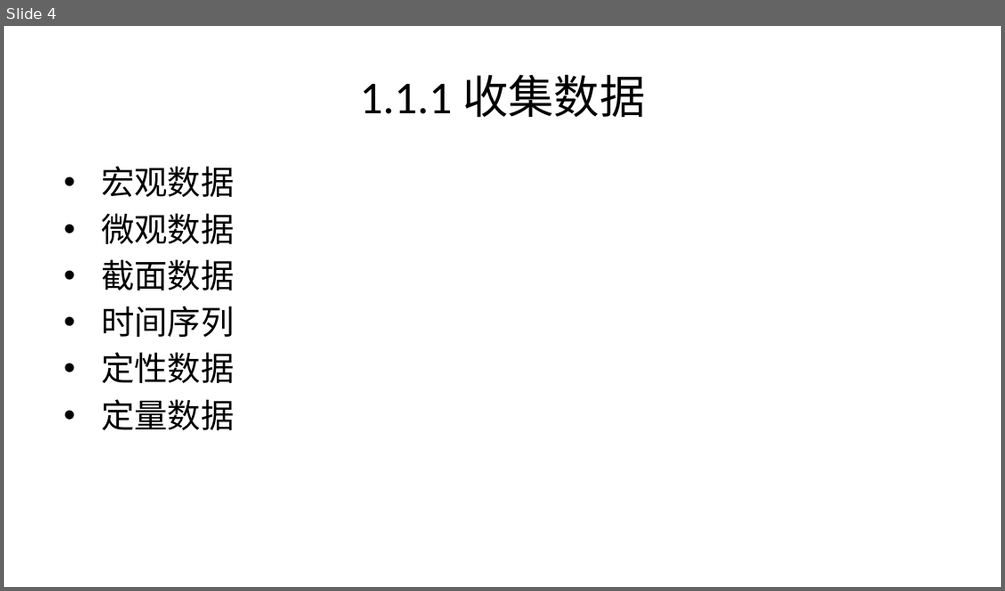
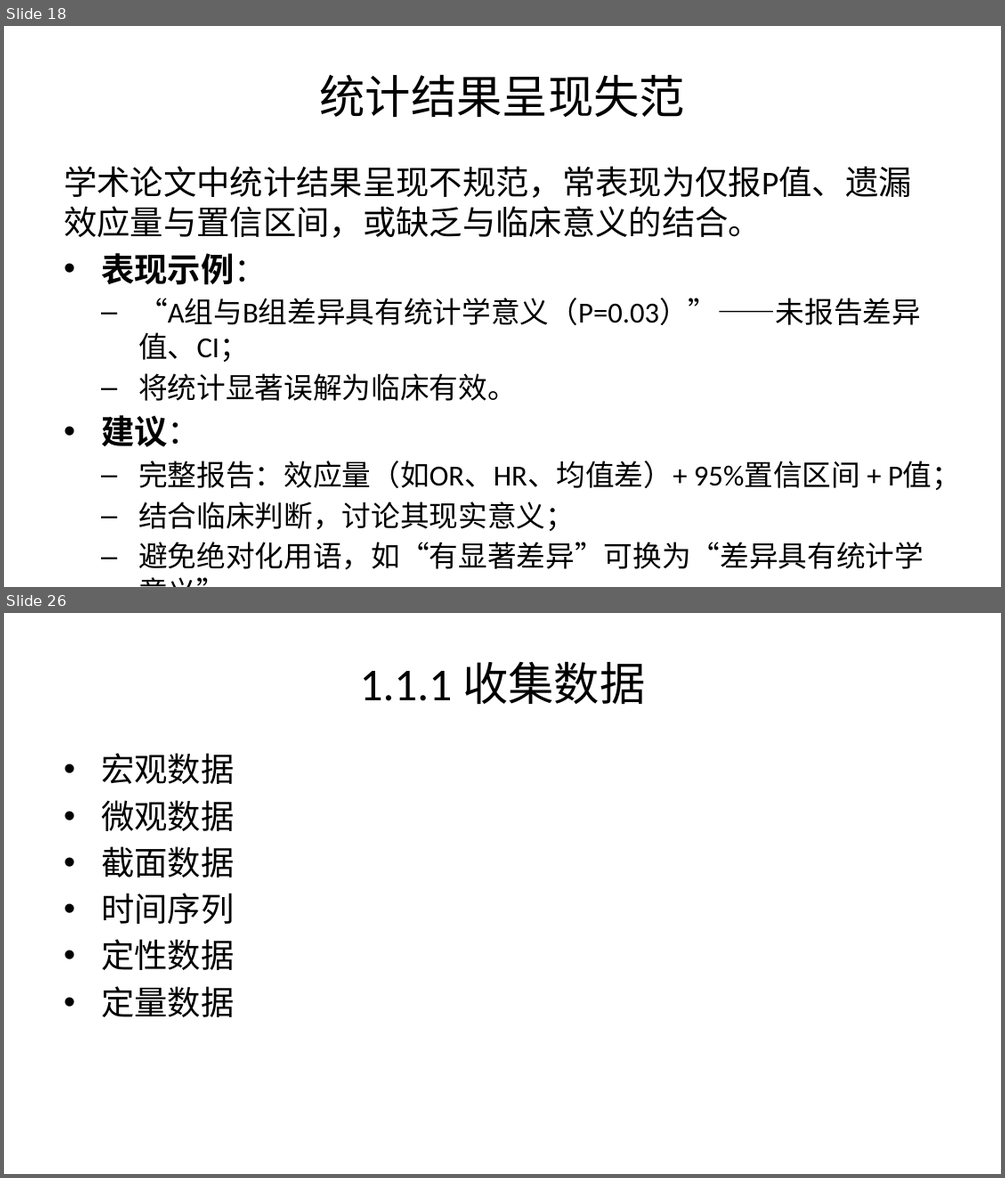
Before and after one commit to lizongzhang/deepseekcamp, a slide deck: docs/L9_slide.pptx. Shown one above the other, each under a label of ours: slide 4 before the commit, slides 18 and 26 after it; the slides between them are not shown. The pictures are 1005x591 and 1005x1178 pixels, drawn with LibreOffice and Linux fonts; fonts in the diff are those of the drawing. Boxes give left, top, right and bottom in pixels: in the first picture for what was removed or moved away, otherwise in the second. Text is boxed around its words. In the diff, an @@ line names an element or a change of style, - is before the commit and + after.

```diff
--- a/docs/L9_slide.pptx
+++ b/docs/L9_slide.pptx
@@ slide 18 added at (x1=4, y1=26, x2=1001, y2=587), background #FFFFFF @@
@@ title added at (x1=320, y1=75, x2=686, y2=117), 33 pt, text #000000 @@
+统计结果呈现失范
@@ text added at (x1=64, y1=166, x2=961, y2=570), 21 pt, text #000000 @@
+学术论文中统计结果呈现不规范，常表现为仅报P值、遗漏效应量与置信区间，或缺乏与临床意义的结合。
+• 表现示例：
+  – “A组与B组差异具有统计学意义（P=0.03）”——未报告差异值、CI；
+  – 将统计显著误解为临床有效。
+• 建议：
+  – 完整报告：效应量（如OR、HR、均值差）+ 95%置信区间 + P值；
+  – 结合临床判断，讨论其现实意义；
+  – 避免绝对化用语，如“有显著差异”可换为“差异具有统计学意义”。
@@ what was slide 4 is now slide 26 @@
```
Also in this commit, not shown: 3 slides changed, 21 other slides added, 9 other files.
